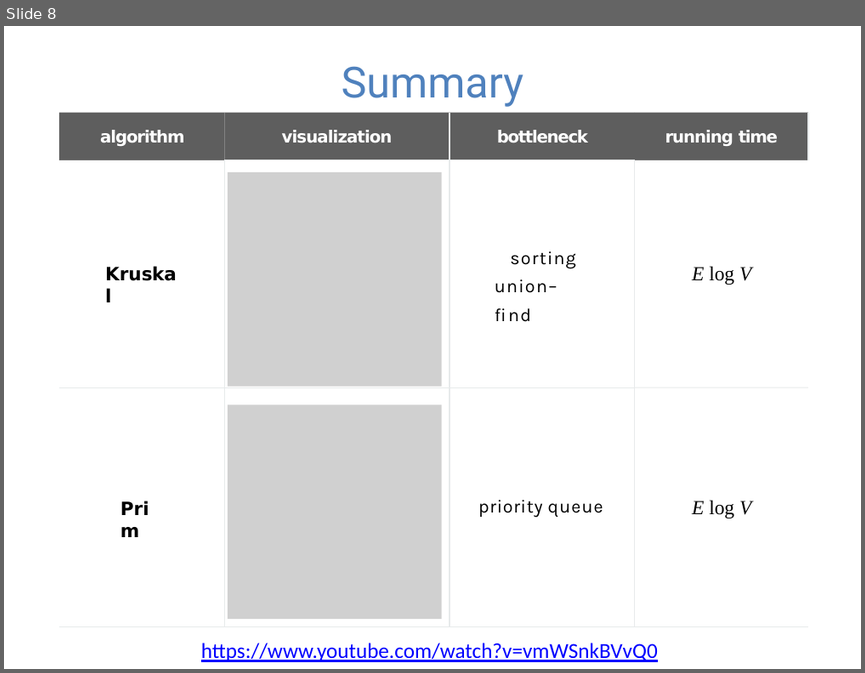
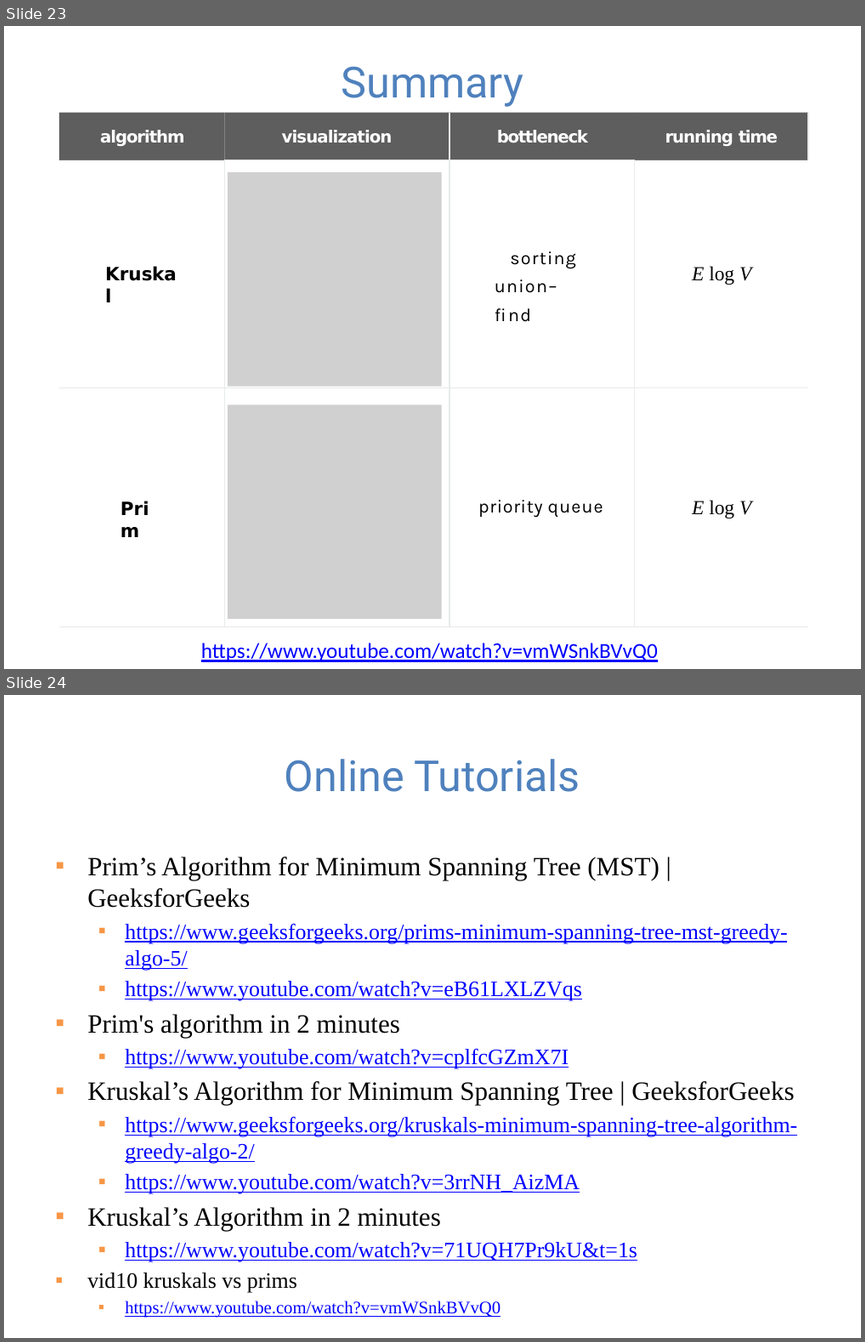
Before and after one commit to guhofstra/CSC111Fa25, a slide deck: PPTs/Lecture 12-minimum spanning trees.pptx. Shown one above the other, each under a label of ours: slide 8 before the commit, slides 23 and 24 after it. The pictures are 865x673 and 865x1342 pixels, drawn with LibreOffice and Linux fonts; fonts in the diff are those of the drawing; grey boxes stand for pictures. Boxes give left, top, right and bottom in pixels: in the first picture for what was removed or moved away, otherwise in the second. Text is boxed around its words. In the diff, an @@ line names an element or a change of style, - is before the commit and + after.

```diff
--- a/PPTs/Lecture 12-minimum spanning trees.pptx
+++ b/PPTs/Lecture 12-minimum spanning trees.pptx
@@ slide 24 added at bbox=[4, 695, 861, 1338], background #FFFFFF @@
@@ title added at bbox=[284, 759, 580, 792], 36 pt, text #4F81BD @@
+Online Tutorials
@@ text added at bbox=[87, 857, 797, 1317], 18.5 pt, text #0000FF, underline @@
+▪ Prim’s Algorithm for Minimum Spanning Tree (MST) | GeeksforGeeks
+  ▪ https://www.geeksforgeeks.org/prims-minimum-spanning-tree-mst-greedy-algo-5/
+  ▪ https://www.youtube.com/watch?v=eB61LXLZVqs
+▪ Prim's algorithm in 2 minutes
+  ▪ https://www.youtube.com/watch?v=cplfcGZmX7I
+▪ Kruskal’s Algorithm for Minimum Spanning Tree | GeeksforGeeks
+  ▪ https://www.geeksforgeeks.org/kruskals-minimum-spanning-tree-algorithm-greedy-algo-2/
+  ▪ https://www.youtube.com/watch?v=3rrNH_AizMA
+▪ Kruskal’s Algorithm in 2 minutes
+  ▪ https://www.youtube.com/watch?v=71UQH7Pr9kU&t=1s
+▪ vid10 kruskals vs prims
+  ▪ https://www.youtube.com/watch?v=vmWSnkBVvQ0
@@ what was slide 8 is now slide 23 @@
```
Also in this commit, not shown: 4 slides changed, 15 other slides added, 3 other files.
